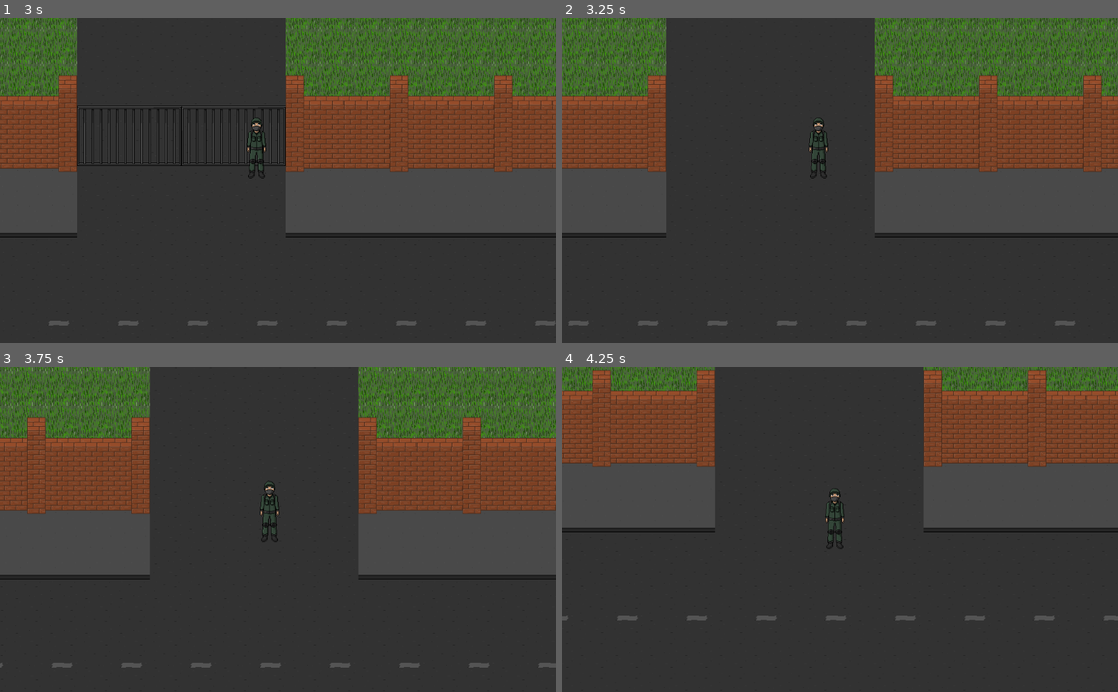
Above: before the commit, frames 1-4 (two rows, left to right).
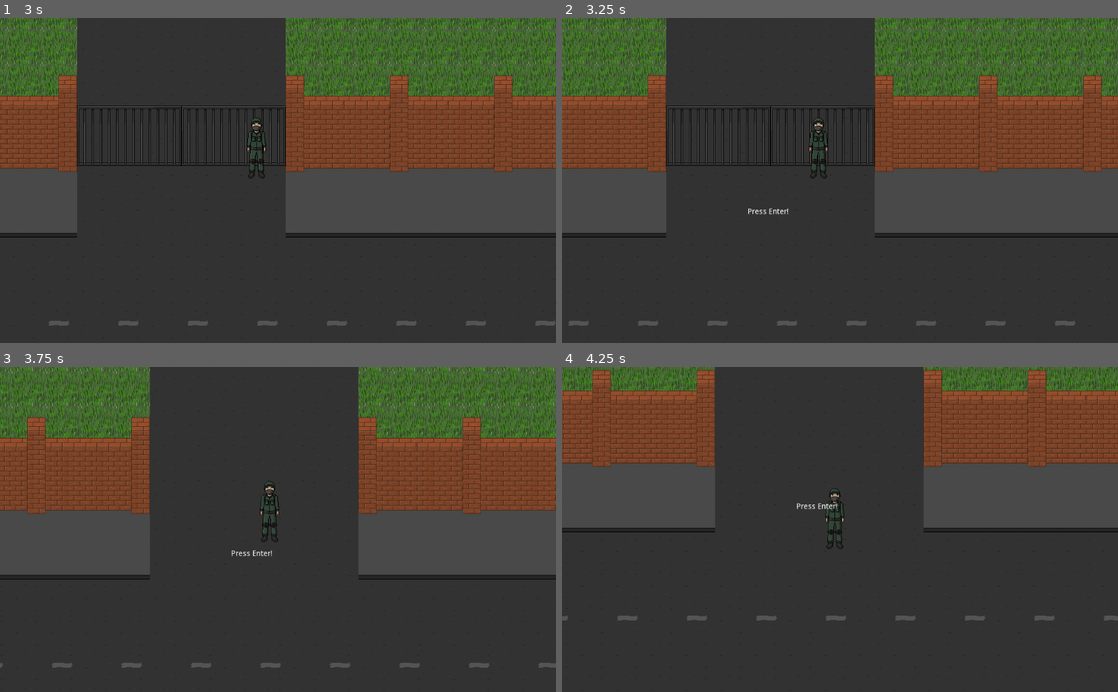
Above: after the commit, the same moments.

Repository: XummukProgrammer/MiniPayday
Game: Godot game, scene res://scenes/test/clear_gates.tscn
Two runs of this game, one before a commit and one after it. Both use one fixed random seed, a clock stepped at 60 frames per second and the inputs below.
Inputs:
- Up to frame 1 (3 s): tap Enter (ui_accept) at 0.5, 0.6, 0.77, 1.07, 1.35, 1.52, 1.82, 2, 2.1, 2.85 s; hold Up (ui_up) 0.53-2.03 s; hold Left (ui_left) from 2.03 s (still down)
- Up to frame 2 (3.25 s): keep holding Left (ui_left); tap Enter (ui_accept) at 3.02 s
- Up to frame 3 (3.75 s): tap Enter (ui_accept) at 3.32, 3.5, 3.6 s; release Left (ui_left) at 3.53 s; hold Down (ui_down) from 3.53 s (still down)
- Up to frame 4 (4.25 s): keep holding Down (ui_down); tap Enter (ui_accept) at 3.77, 4.07 s

Frame 1 is identical in both runs. In frame 2, 1.7% of the frame differs, in the area x 18-57%, y 26-61%; in frame 3, less than 0.1%; in frame 4, less than 0.1%.

Commit message:
Добавил объект, выпускающий сообщение при нажатии на кнопку + имеет свой хинт

Diff:
--- a/resources/quests/open_gates/1/condition.tres
+++ b/resources/quests/open_gates/1/condition.tres
@@ -4,5 +4,5 @@
 
 [resource]
 script = ExtResource( 1 )
-_target_name = "player"
+_target_name = ""
 _msg_text = "clear_gates"
--- /dev/null
+++ b/scenes/messagable_input_control.tscn
@@ -0,0 +1,29 @@
+[gd_scene load_steps=3 format=2]
+
+[ext_resource path="res://scripts/messagable_input_control.gd" type="Script" id=1]
+
+[sub_resource type="RectangleShape2D" id=1]
+extents = Vector2( 102, 75 )
+
+[node name="messagable_input_control" type="Area2D"]
+script = ExtResource( 1 )
+
+[node name="CollisionShape2D" type="CollisionShape2D" parent="."]
+shape = SubResource( 1 )
+
+[node name="Hint" type="Label" parent="."]
+anchor_left = -0.0419922
+anchor_top = -0.0116667
+anchor_right = 0.0429688
+anchor_bottom = 0.0116667
+margin_left = -42.0
+margin_top = -6.0
+margin_right = 42.0
+margin_bottom = 8.0
+align = 1
+__meta__ = {
+"_edit_use_anchors_": true
+}
+
+[connection signal="body_entered" from="." to="." method="_on_messagable_input_control_body_entered"]
+[connection signal="body_exited" from="." to="." method="_on_messagable_input_control_body_exited"]
--- a/scenes/test/clear_gates.tscn
+++ b/scenes/test/clear_gates.tscn
@@ -9,7 +9,7 @@
 [ext_resource path="res://scenes/camera.tscn" type="PackedScene" id=7]
 [ext_resource path="res://prefabs/decor/gates_01.tscn" type="PackedScene" id=8]
 [ext_resource path="res://prefabs/decor/brick_border_rigth.tscn" type="PackedScene" id=9]
-[ext_resource path="res://scenes/messagable_area.tscn" type="PackedScene" id=10]
+[ext_resource path="res://scenes/messagable_input_control.tscn" type="PackedScene" id=11]
 
 [node name="main" type="Node2D"]
 script = ExtResource( 1 )
@@ -69,6 +69,6 @@
 [node name="gates_01" parent="sort_objects" instance=ExtResource( 8 )]
 position = Vector2( 640, 184 )
 
-[node name="messagable_area" parent="." instance=ExtResource( 10 )]
-position = Vector2( 635, 257 )
+[node name="messagable_input_control" parent="." instance=ExtResource( 11 )]
+position = Vector2( 636, 272 )
 _message = "clear_gates"
--- a/scripts/conditions/message_condition.gd
+++ b/scripts/conditions/message_condition.gd
@@ -20,6 +20,14 @@
 	if _is_message_success:
 		return
 
+	# Проверяем имя body. Если body == null, то означает что сообщение пришло
+	# не с помощью пересечения областей, а например с помощью нажатия на клавишу.
+	var _is_body_success = false
+	if not body:
+		_is_body_success = true
+	else:
+		_is_body_success = body.name == _target_name
+
 	# Сверяем данные, если они равны, то считаем, что кондишен отработал
-	if body.name == _target_name and _msg_text == text:
+	if _is_body_success and _msg_text == text:
 		_is_message_success = true
--- a/scripts/messagable_area.gd
+++ b/scripts/messagable_area.gd
@@ -1,6 +1,8 @@
 extends Area2D
 
+# Сообщение, которое будет послано в систему для обработки
 export var _message = "message"
 
+# При пересечении с этой областью другого объекта кидаем сообщение
 func _on_messagable_area_body_entered(body):
 	GlobalVariables.get_main().on_message_sent(self, body, _message)
--- /dev/null
+++ b/scripts/messagable_input_control.gd
@@ -0,0 +1,45 @@
+extends Area2D
+
+# TODO: Следует объект удалять в том случае, если он связан с квестом,
+# т.к. в нём заложена не только область столкновения, но и UI
+
+# Объект, при пересечении с которым будет показан/убран хинт
+var _hint_trigger_object_name = "player"
+
+# Объект хинта (Label)
+onready var _hint = $Hint
+
+# Имя input action, после активации которого будет выпущено сообщение
+export var _input_action_name = "ui_accept"
+
+# Название клавиши.
+# TODO: Принимать название исходя из контекста игровой платформы.
+export var _keyboard_name = "Enter"
+
+# Сообщение, которое будет послано в систему для обработки
+export var _message = "message"
+
+# Показываем хинт
+func _on_messagable_input_control_body_entered(body):
+	if body.name == _hint_trigger_object_name:
+		_hint.visible = true
+
+# Скрываем хинт
+func _on_messagable_input_control_body_exited(body):
+	if body.name == _hint_trigger_object_name:
+		_hint.visible = false
+
+# Появление объекта
+func _ready():
+	# Скрываем хинт при старте
+	_hint.visible = false
+
+	# Устанавливаем текст хинта
+	_hint.text = "Press %s!" % _keyboard_name
+
+# Обновление объекта
+func _process(delta):
+	# Отправить сообщение можем только если хинт активный и была нажата клавиша
+	if _hint.visible and Input.is_action_pressed(_input_action_name):
+		# Кидаем сообщение
+		GlobalVariables.get_main().on_message_sent(self, null, _message)
